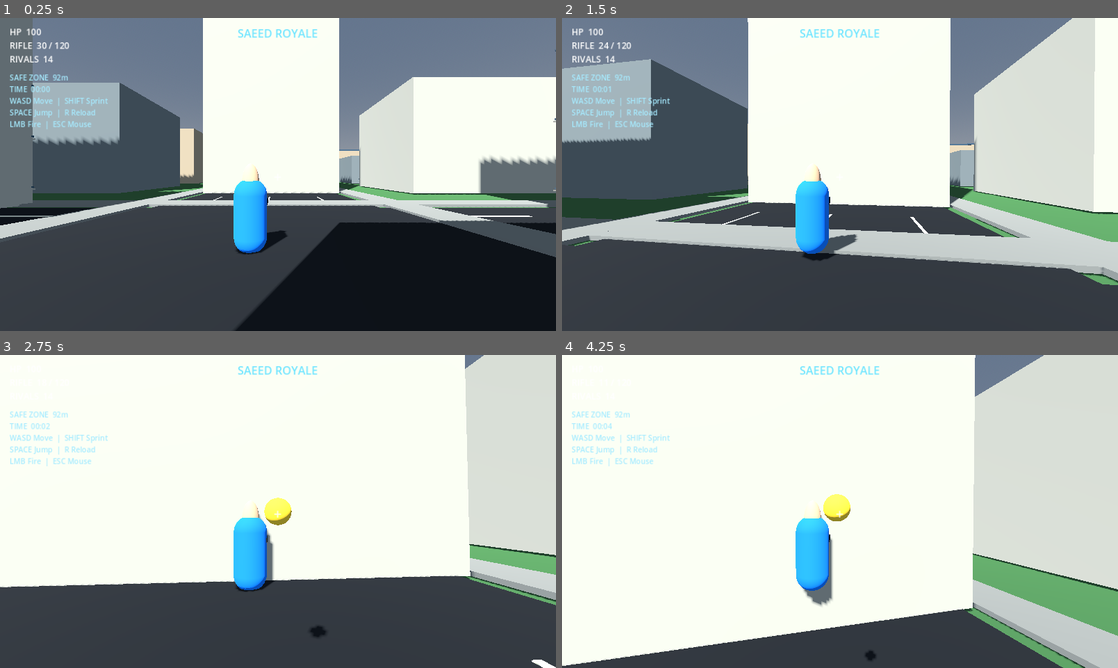
Above: before the commit, frames 1-4 (two rows, left to right).
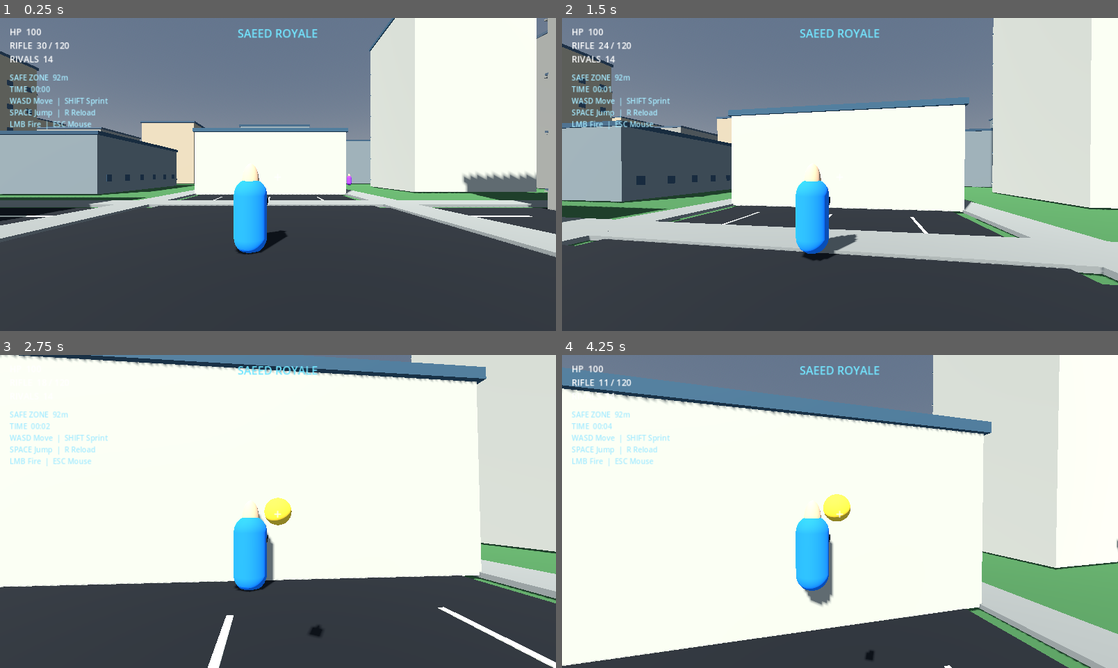
Above: after the commit, the same moments.

Repository: saeedhub101/Adam-City
Game: Godot game, scene res://main.tscn
Same seed, same stepped clock (60 frames per second), same inputs: the game is played once before the commit and once after it.
Inputs (mouse positions are in pixels of both pictures, inside the frame that each line leads up to):
- Up to frame 1 (0.25 s): no input
- Up to frame 2 (1.5 s): tap Enter (restart) at 0.5 s; move the mouse to (867, 174) at 0.52 s; press the mouse at (867, 174) at 0.53 s; hold W (move_forward) from 0.53 s (still down); tap Space (jump) at 0.77 s; move the mouse to (812, 174) at 1.27 s; release the mouse at (812, 174) at 1.28 s; tap Shift (sprint) at 1.35 s
- Up to frame 3 (2.75 s): keep holding W (move_forward); tap Space (jump) at 1.52 s; move the mouse to (289, 505) at 2.02 s; press the mouse at (289, 505) at 2.03 s
- Up to frame 4 (4.25 s): keep holding W (move_forward); move the mouse to (834, 517) at 2.77 s; release the mouse at (834, 517) at 2.78 s; tap Shift (sprint) at 2.85 s; click (834, 517) at 2.92 s; tap Space (jump) at 3.02, 3.77 s; move the mouse to (878, 514) at 3.52 s; press the mouse at (878, 514) at 3.53 s

The runs differ from the first frame. In frame 1, 45% of the frame differs, in the area x 0-100%, y 0-100%; in frame 2, 26%; in frame 3, 6.6%; in frame 4, 24%.
Error before the commit: Trying to assign value of type 'Object' to a variable of type 'Color'. (res://scripts/main.gd:166)

Commit message:
Fix typed facade colors in urban district generator

Diff:
--- a/SaeedRoyaleGodot/scripts/main.gd
+++ b/SaeedRoyaleGodot/scripts/main.gd
@@ -142,43 +142,50 @@
 		_add_tree(Vector3(x, 0, z))
 
 func _build_detailed_building(center: Vector3, footprint: Vector2, height: float, index: int) -> void:
-	var palettes := [
-		[Color(0.54, 0.51, 0.45), Color(0.28, 0.33, 0.36)],
-		[Color(0.65, 0.57, 0.45), Color(0.22, 0.30, 0.35)],
-		[Color(0.43, 0.45, 0.43), Color(0.18, 0.27, 0.32)],
-		[Color(0.68, 0.65, 0.57), Color(0.20, 0.31, 0.36)]
-	]
-	var palette: Array = palettes[index % palettes.size()]
+	var facade_color: Color
+	var glass_color: Color
+	match index % 4:
+		0:
+			facade_color = Color(0.54, 0.51, 0.45)
+			glass_color = Color(0.28, 0.33, 0.36)
+		1:
+			facade_color = Color(0.65, 0.57, 0.45)
+			glass_color = Color(0.22, 0.30, 0.35)
+		2:
+			facade_color = Color(0.43, 0.45, 0.43)
+			glass_color = Color(0.18, 0.27, 0.32)
+		_:
+			facade_color = Color(0.68, 0.65, 0.57)
+			glass_color = Color(0.20, 0.31, 0.36)
 	var shell := _add_box(self, "Building_%03d" % index, center + Vector3(0, height * 0.5, 0),
-		Vector3(footprint.x, height, footprint.y), palette[0], true)
+		Vector3(footprint.x, height, footprint.y), facade_color, true)
 	var trim := _material(Color(0.16, 0.18, 0.19))
-	var glass := _material(Color(0.10, 0.22, 0.28))
-	var lit_glass := _material(Color(0.68, 0.58, 0.36))
+	var lit_glass := Color(0.68, 0.58, 0.36)
 	# Recessed-looking window panels, horizontal floor bands and roof parapets.
 	var columns := maxi(2, int(footprint.x / 2.0))
 	var rows := maxi(1, int(height / 2.8) - 1)
 	for floor_idx in range(rows):
 		var y := center.y + 1.1 + float(floor_idx) * (height - 1.6) / float(rows)
-		_add_box(self, "FloorBand", Vector3(center.x, y, center.z - footprint.y * 0.501), Vector3(footprint.x + 0.05, 0.11, 0.12), palette[1], false)
+		_add_box(self, "FloorBand", Vector3(center.x, y, center.z - footprint.y * 0.501), Vector3(footprint.x + 0.05, 0.11, 0.12), glass_color, false)
 		for col in range(columns):
 			var x := center.x - footprint.x * 0.5 + (float(col) + 0.5) * footprint.x / float(columns)
 			var window_width := footprint.x / float(columns) * 0.57
-			var win_color: Color = lit_glass if rng.randf() < 0.16 else palette[1]
+			var win_color: Color = lit_glass if rng.randf() < 0.16 else glass_color
 			_add_box(self, "WindowFront", Vector3(x, y + 0.45, center.z - footprint.y * 0.506),
 				Vector3(window_width, 0.9, 0.07), win_color, false)
 			_add_box(self, "WindowFrameTop", Vector3(x, y + 0.94, center.z - footprint.y * 0.512),
 				Vector3(window_width + 0.08, 0.07, 0.09), trim.albedo_color, false)
 		_add_box(self, "FacadeBand", Vector3(center.x, y - 0.13, center.z - footprint.y * 0.508),
-			Vector3(footprint.x, 0.08, 0.1), palette[0], false)
+			Vector3(footprint.x, 0.08, 0.1), facade_color, false)
 	_add_box(self, "RoofParapet", Vector3(center.x, center.y + height + 0.18, center.z),
-		Vector3(footprint.x + 0.3, 0.36, footprint.y + 0.3), palette[1], false)
+		Vector3(footprint.x + 0.3, 0.36, footprint.y + 0.3), glass_color, false)
 	# Side windows add depth and stop the blocks reading as single flat cubes.
 	for floor_idx in range(rows):
 		var y := center.y + 1.25 + float(floor_idx) * (height - 1.8) / float(rows)
 		for col in range(maxi(2, int(footprint.y / 2.2))):
 			var z := center.z - footprint.y * 0.5 + (float(col) + 0.5) * footprint.y / float(maxi(2, int(footprint.y / 2.2)))
 			_add_box(self, "WindowSide", Vector3(center.x + footprint.x * 0.506, y + 0.3, z),
-				Vector3(0.07, 0.72, 0.62), palette[1], false)
+				Vector3(0.07, 0.72, 0.62), glass_color, false)
 	# A simple ground-floor shopfront differentiates street-level facades.
 	_add_box(self, "Shopfront", Vector3(center.x, 1.15, center.z - footprint.y * 0.509),
 		Vector3(footprint.x * 0.62, 1.8, 0.08), Color(0.08, 0.14, 0.17), false)
